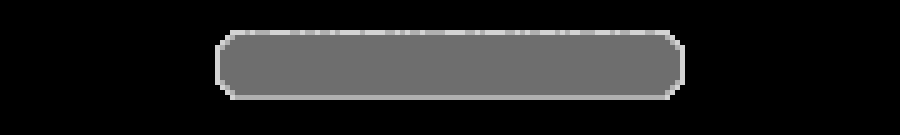
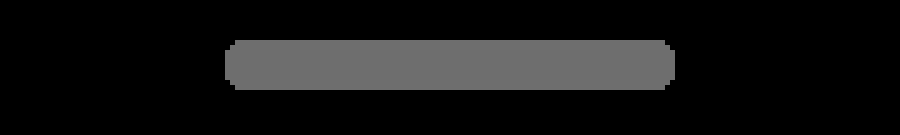
Two versions of the same layered image (w=900, h=135). Layer-by-layer changes:
painted on "Background" over [215, 30, 685, 100]
